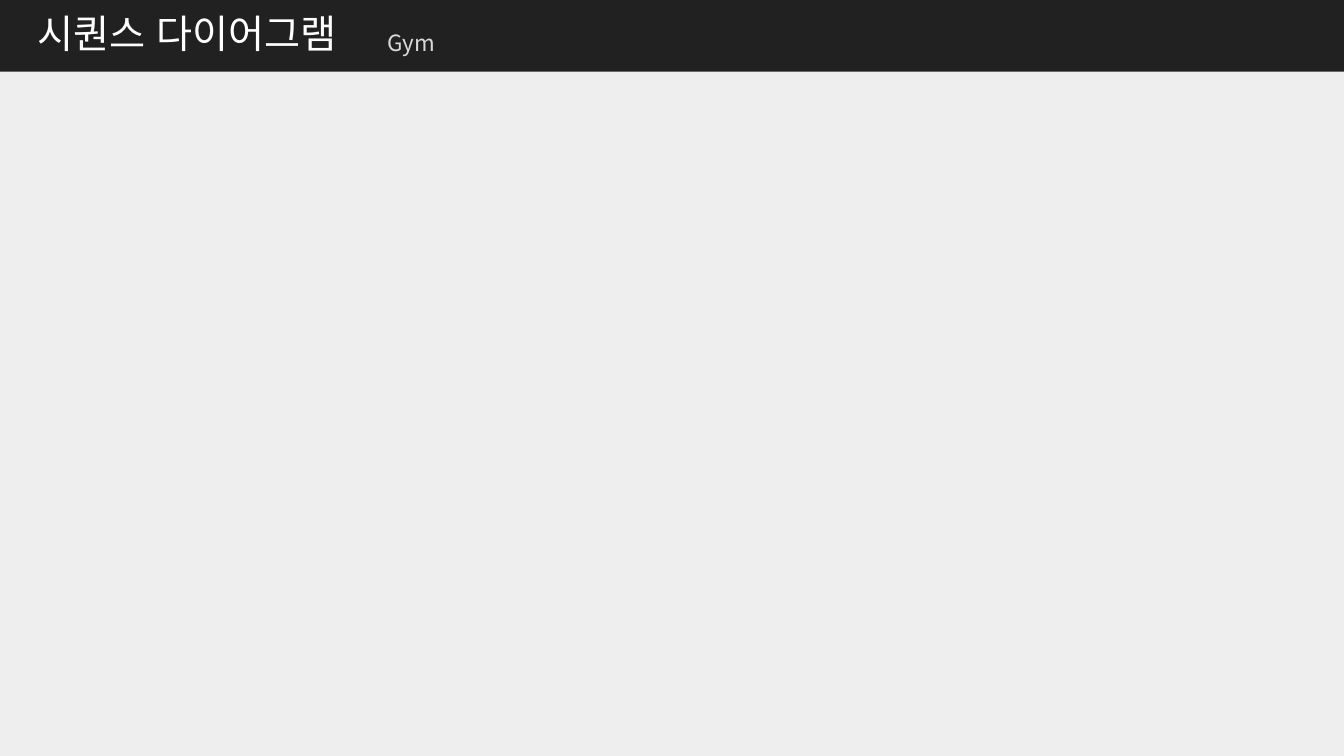
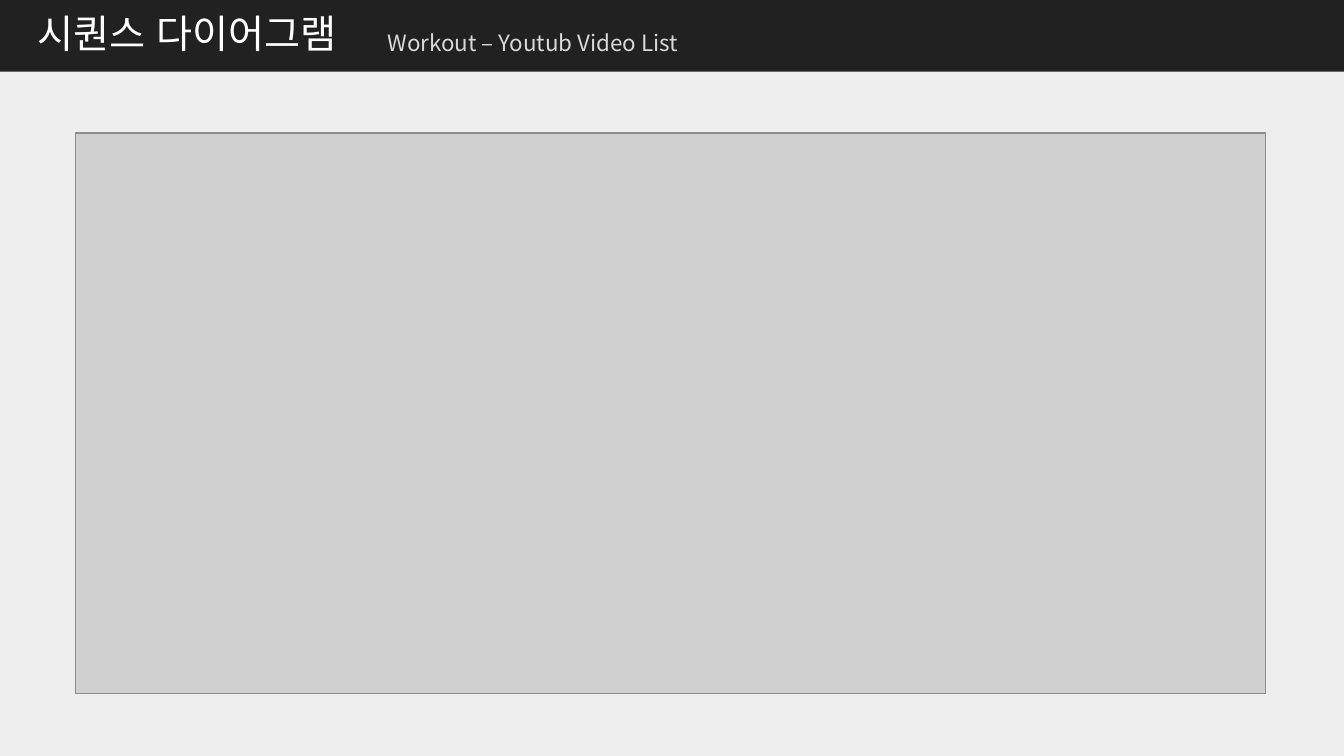
Before and after one commit to me0768/KHFinalProject, a slide deck: slide 36 of 보고서/클래스설계서_Final_Project.pptx (slide 27 before the commit). Drawn at 1344x756 pixels with LibreOffice and Linux fonts; fonts in the diff are those of the drawing; grey boxes stand for pictures. Boxes give left, top, right and bottom in pixels: in the first picture for what was removed or moved away, otherwise in the second. Text is boxed around its words. In the diff, an @@ line names an element or a change of style, - is before the commit and + after.

```diff
--- a/보고서/클래스설계서_Final_Project.pptx
+++ b/보고서/클래스설계서_Final_Project.pptx
@@ text at (388,33,678,52): text changed @@
-Gym
+Workout – Youtub Video List
@@ picture added at (76,133,1265,694) @@
```
Also in this commit, not shown: 14 other slides changed, 6 slides added, 16 other files.
